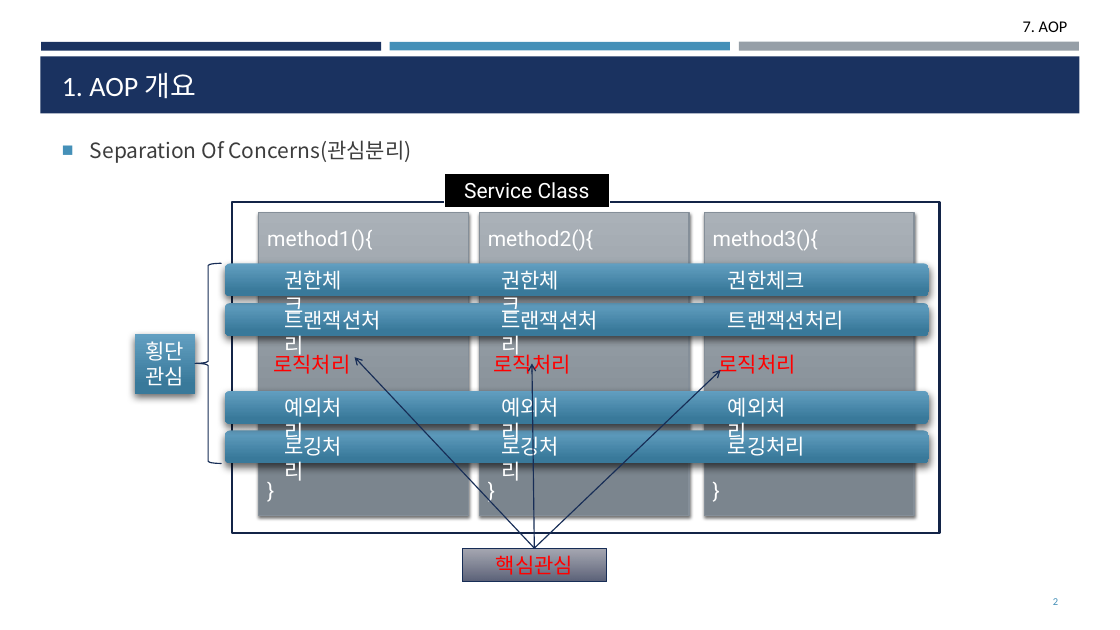
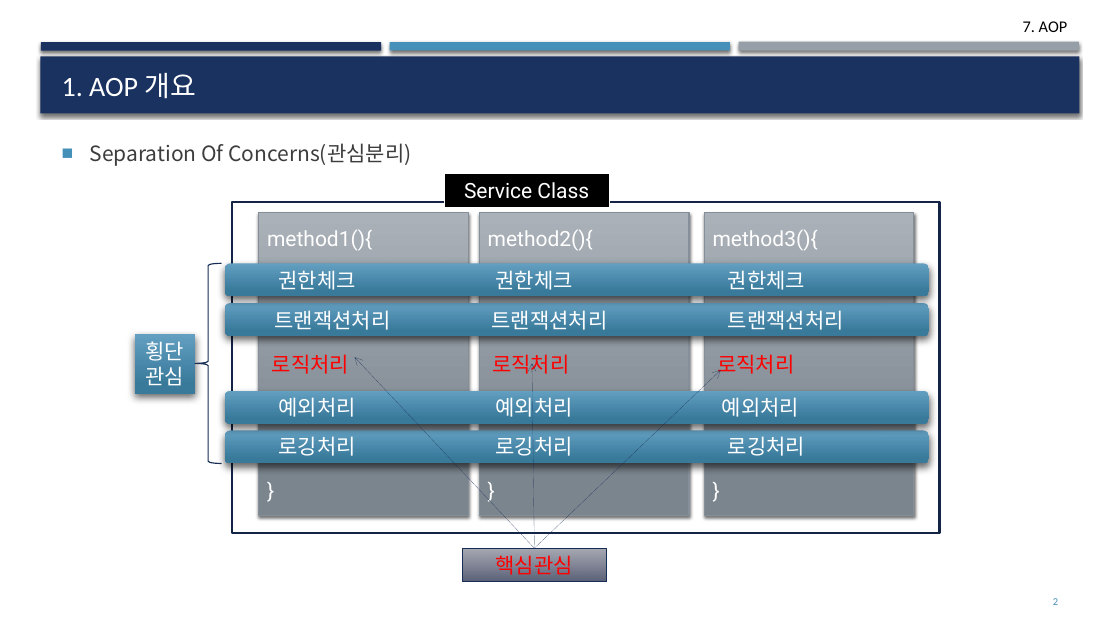
Before and after one commit to deukvely/spring, a slide deck: slide 2 of PPT/07_AOP.pptx. Drawn at 1120x630 pixels with LibreOffice and Linux fonts; fonts in the diff are those of the drawing. Boxes give left, top, right and bottom in pixels: in the first picture for what was removed or moved away, otherwise in the second. Text is boxed around its words. In the diff, an @@ line names an element or a change of style, - is before the commit and + after.

```diff
--- a/PPT/07_AOP.pptx
+++ b/PPT/07_AOP.pptx
@@ shadow on in 4 elements at [41, 42, 381, 50], [739, 42, 1079, 51], [390, 42, 730, 50], [40, 56, 1080, 113] @@
@@ rectangle at [233, 202, 940, 534]: outline #132547 1.75 pt to #132447 1.75 pt @@
@@ fill gradient #ABB2B8 to #7C868F to gradient #AAB1B8 to #7B858E in 3 elements at [259, 213, 469, 516], [480, 213, 690, 516], [704, 213, 914, 516] @@
@@ fill gradient #639FC1 to #3A799B to gradient #629FC1 to #39799A in 4 elements at [225, 430, 929, 463], [225, 391, 929, 423], [225, 303, 929, 336], [225, 264, 929, 297] @@
@@ text "권한체크" rewrapped from [284, 270, 342, 318] to [279, 270, 356, 290] @@
@@ text "권한체크" rewrapped from [501, 270, 559, 318] to [496, 270, 573, 290] @@
@@ text "트랜잭션처리" rewrapped from [284, 307, 381, 358] to [275, 310, 391, 330] @@
@@ text "트랜잭션처리" rewrapped from [501, 307, 598, 358] to [492, 310, 608, 330] @@
@@ arrow (534, 549) - (355, 357): stroke #172D56 1 pt to #172D56 0.75 pt @@
@@ arrow (534, 549) - (532, 364): stroke #172D56 1 pt to #172D56 0.75 pt @@
@@ arrow (534, 549) - (721, 371): stroke #172D56 1 pt to #172D56 0.75 pt @@
@@ text "예외처리" rewrapped from [284, 397, 342, 445] to [279, 397, 356, 417] @@
@@ text "예외처리" rewrapped from [501, 394, 559, 445] to [496, 397, 573, 417] @@
@@ text "예외처리" rewrapped from [728, 397, 786, 445] to [722, 397, 799, 417] @@
@@ text "로깅처리" rewrapped from [284, 433, 342, 481] to [279, 436, 356, 456] @@
@@ text "로깅처리" rewrapped from [501, 433, 559, 481] to [496, 436, 573, 456] @@
@@ rectangle "핵심관심" at [462, 549, 606, 582]: fill gradient #9C9FAA to #5B6177 to gradient #9C9EA9 to #5A6077 @@
```
Also in this commit, not shown: 20 other slides changed, 9 other files.
